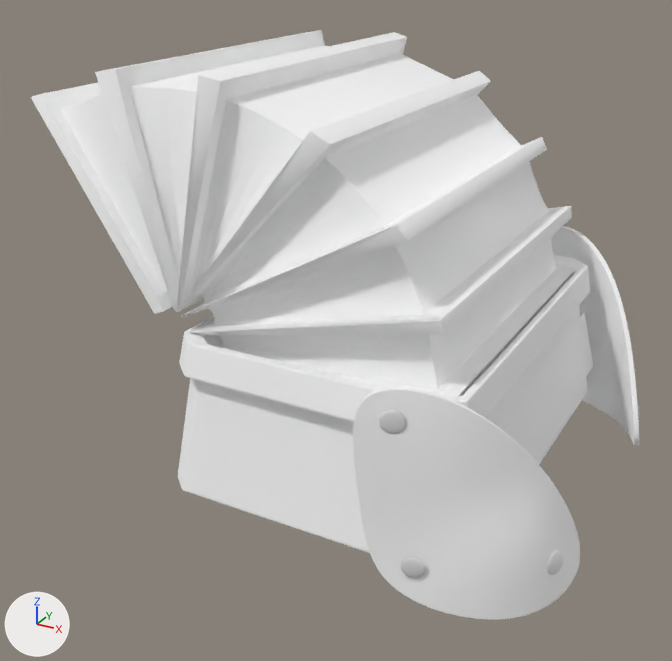
One commit to the glTF model flight_effects/source/raw/user/jackhumbert/meshes/engine.glb: the scene before it, then after it.
Both versions are drawn from a 50 mm camera at (0.556, -1.17, 0.568) aimed at (-0.056, -0.058, 0.012). The lights are fixed; the arrows at lower left show +X, +Y and +Z. Where no turn or scale is listed for an object, it has been applied to the vertices. Vertices at the same position are counted once.

Script lines for the objects in view, before the commit:
```python
me_submesh_00_lod_1 = bpy.data.meshes.new('submesh_00_LOD_1')
me_submesh_00_lod_1.from_pydata(...)  # 160 vertices, 272 faces; spans x -0.196..0.251, y -0.304..0.297, z -0.163..0.046
me_submesh_00_lod_1.materials.append(mat_default)
me_submesh_01_lod_1 = bpy.data.meshes.new('submesh_01_LOD_1')
me_submesh_01_lod_1.from_pydata(...)  # 1908 vertices, 3808 faces; spans x 0.126..0.361, y -0.354..0.354, z -0.209..0.098
me_submesh_01_lod_1.materials.append(mat_default)
me_submesh_03_lod_1 = bpy.data.meshes.new('submesh_03_LOD_1')
me_submesh_03_lod_1.from_pydata(...)  # 200 vertices, 368 faces; spans x -0.182..0.237, y -0.301..0.294, z 0.018..0.064
me_submesh_03_lod_1.materials.append(mat_default)
me_submesh_04_lod_1 = bpy.data.meshes.new('submesh_04_LOD_1')
me_submesh_04_lod_1.from_pydata(...)  # 1164 vertices, 2304 faces; spans x 0.158..0.349, y -0.348..0.348, z -0.166..0.074
ob_submesh_00_lod_1 = bpy.data.objects.new('submesh_00_LOD_1', me_submesh_00_lod_1)
ob_submesh_00_lod_1.location = (0.0, 0.0, 0.0)
ob_submesh_01_lod_1 = bpy.data.objects.new('submesh_01_LOD_1', me_submesh_01_lod_1)
ob_submesh_01_lod_1.location = (0.0, 0.0, 0.0)
ob_submesh_03_lod_1 = bpy.data.objects.new('submesh_03_LOD_1', me_submesh_03_lod_1)
ob_submesh_03_lod_1.location = (0.0, 0.0, 0.0)
ob_submesh_04_lod_1 = bpy.data.objects.new('submesh_04_LOD_1', me_submesh_04_lod_1)
ob_submesh_04_lod_1.location = (0.0, 0.0, 0.0)
# also in view: 'submesh_02_LOD_1' at (-0.097, 0.003, 0.214); 'submesh_05_LOD_1' at (0.241, -0.001, -0.071)
```
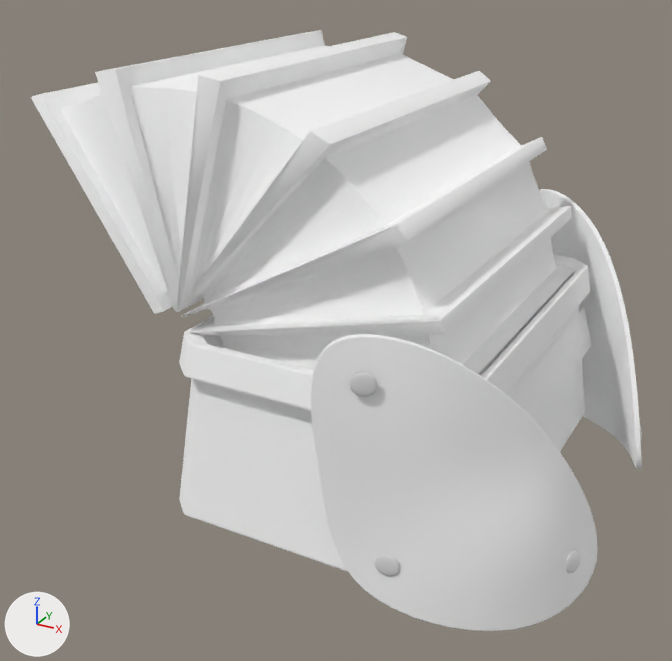
Where the newer file only moved an object's origin or applied its transform, the numbers keep the older frame.

Changed parts and their boxes (x1, y1, x2, y2) in the pictures (672 x 661 px; the box of a moved part takes in the faces that stretch with it):
'submesh_01_LOD_1', reshaped (15% wider, 12% taller)
    before: (353, 226, 640, 620)
    after: (311, 189, 642, 631)
'submesh_00_LOD_1', reshaped (7% taller)
    before: (178, 287, 587, 553)
    after: (179, 287, 585, 572)
'submesh_04_LOD_1', reshaped (12% wider, 16% taller)
    before: (379, 403, 639, 578)
    after: (350, 372, 642, 576)
part 2 of me_submesh_01_lod_1, moved or reshaped
    before: (353, 387, 580, 620)
    after: (311, 334, 597, 631)
part 3 of me_submesh_01_lod_1, moved or reshaped
    before: (551, 226, 640, 446)
    after: (539, 189, 642, 469)
part 4 of me_submesh_04_lod_1, moved or reshaped
    before: (379, 410, 407, 434)
    after: (350, 372, 378, 397)
part 5 of me_submesh_04_lod_1, moved or reshaped
    before: (547, 550, 564, 574)
    after: (566, 550, 581, 573)
part 6 of me_submesh_04_lod_1, moved or reshaped
    before: (400, 558, 426, 578)
    after: (374, 554, 400, 576)

The edits, one by one:
me_submesh_00_lod_1 has 160 vertices, 272 faces and spans x -0.196..0.251, y -0.304..0.297, z -0.163..0.046.
me_submesh_00_lod_1 is used by ob_submesh_00_lod_1; location (0.0, 0.0, 0.0).
me_submesh_00_lod_1 part 1: all 112 vertices in x -0.196..0.251, y -0.304..0.297, z -0.163..-0.159 are moved by (0.0, 0.0, -0.041).
me_submesh_01_lod_1 is used by ob_submesh_01_lod_1; location (0.0, 0.0, 0.0).
me_submesh_01_lod_1 had 1908 vertices, 3808 faces and spanned x 0.126..0.361, y -0.354..0.354, z -0.209..0.098.
me_submesh_01_lod_1 now has 1908 vertices, 3808 faces and spans x 0.078..0.375, y -0.365..0.365, z -0.233..0.156.
me_submesh_01_lod_1 part 2: 954 of 1908 vertices moved; they spanned x 0.126..0.361, y -0.354..-0.167, z -0.209..0.098 and now span x 0.078..0.375, y -0.365..-0.128, z -0.233..0.156; mean shift (-0.019, 0.006, 0.014); largest move (0.147, -0.341, 0.089) -> (0.104, -0.35, 0.146).
me_submesh_01_lod_1 part 3: 954 of 1908 vertices moved; they spanned x 0.126..0.361, y 0.167..0.354, z -0.209..0.098 and now span x 0.078..0.375, y 0.128..0.365, z -0.233..0.156; mean shift (-0.019, -0.006, 0.014); largest move (0.147, 0.341, 0.089) -> (0.104, 0.35, 0.146).
me_submesh_04_lod_1 has 1164 vertices, 2304 faces and spans x 0.158..0.349, y -0.348..0.348, z -0.166..0.074.
me_submesh_04_lod_1 is used by ob_submesh_04_lod_1; location (0.0, 0.0, 0.0).
me_submesh_04_lod_1 part 4: the loose piece of 194 vertices spanning x 0.158..0.187, y -0.348..-0.336, z 0.043..0.074 is moved by (-0.032, -0.01, 0.043).
me_submesh_04_lod_1 part 5: the loose piece of 194 vertices spanning x 0.335..0.349, y -0.238..-0.21, z -0.166..-0.135 is moved by (0.014, 0.036, -0.018).
me_submesh_04_lod_1 part 6: the loose piece of 194 vertices spanning x 0.184..0.215, y -0.334..-0.326, z -0.155..-0.124 is multiplied about its middle by the matrix ((1.028, 0.061, 0.009), (-0.062, 1.025, 0.083), (-0.004, -0.083, 1.027)), then moved by (-0.034, -0.001, -0.008).
